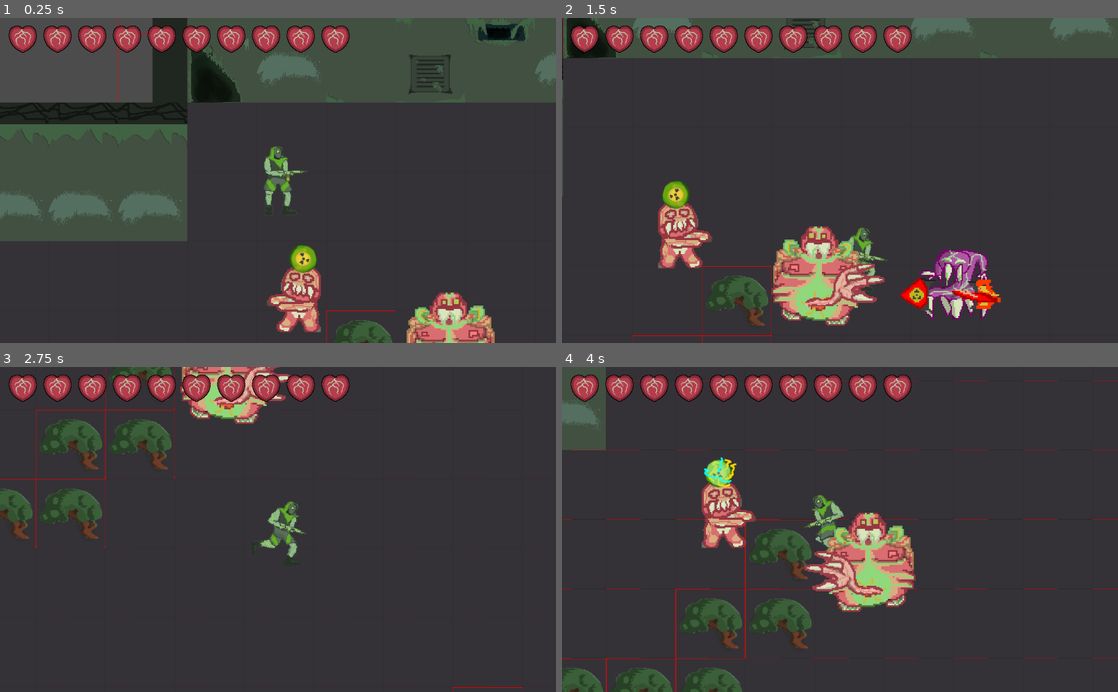
Above: before the commit, frames 1-4 (two rows, left to right).
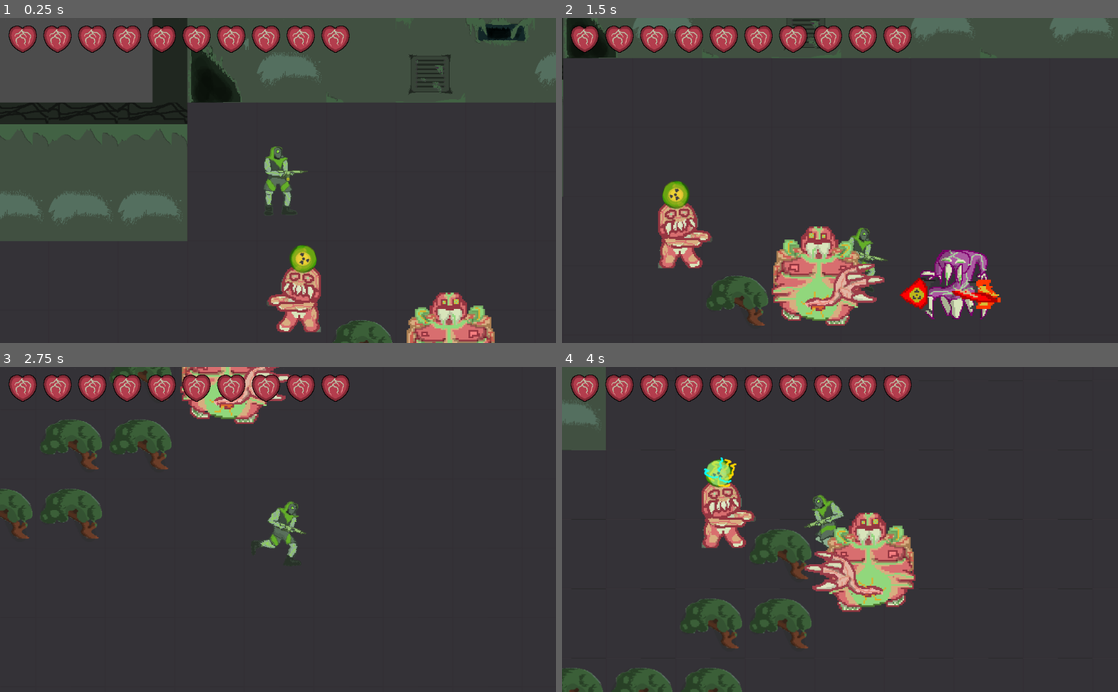
Above: after the commit, the same moments.

Repository: DevFTB/radi8-m8
Game: Godot game, scene res://NavTest.tscn
Two runs of this game, one before a commit and one after it. Both use one fixed random seed, a clock stepped at 60 frames per second and the inputs below.
Inputs (mouse positions are in pixels of both pictures, inside the frame that each line leads up to):
- Up to frame 1 (0.25 s): no input
- Up to frame 2 (1.5 s): move the mouse to (962, 164) at 0.52 s; press the mouse at (962, 164) at 0.53 s; hold Right (ui_right) 0.53-1.28 s; move the mouse to (728, 196) at 1.27 s; release the mouse at (728, 196) at 1.28 s; hold Down (ui_down) from 1.28 s (still down); tap Space (dash) at 1.35 s
- Up to frame 3 (2.75 s): move the mouse to (333, 458) at 2.02 s; release Down (ui_down) at 2.03 s; hold Right (ui_right) from 2.03 s (still down); right-click (333, 458) at 2.1 s
- Up to frame 4 (4 s): move the mouse to (812, 594) at 2.77 s; release Right (ui_right) at 2.78 s; hold Up (ui_up) 2.78-3.53 s; click (812, 594) at 2.85 s; move the mouse to (1006, 578) at 3.52 s; hold Left (ui_left) from 3.53 s (still down); hold Space (dash) from 3.53 s (still down)

The runs differ from the first frame. In frame 1, 0.1% of the frame differs, in the area x 21-72%, y 0-100%; in frame 2, 0.2%; in frame 3, 0.5%; in frame 4, 0.8%, in the area x 0-100%, y 4-100%.

Commit message:
added main menu

Diff:
--- a/game/Assets/Rooms/green_tiles.tres
+++ b/game/Assets/Rooms/green_tiles.tres
@@ -14,30 +14,30 @@
 [sub_resource type="ConvexPolygonShape2D" id=4]
 points = PoolVector2Array( 128, 256, 0, 256, 0, 0, 128, 0 )
 
+[sub_resource type="ConvexPolygonShape2D" id=5]
+points = PoolVector2Array( 0, 0, 128, 0, 128, 256, 0, 256 )
+
 [sub_resource type="ConvexPolygonShape2D" id=6]
-points = PoolVector2Array( 0, 0, 128, 0, 128, 256, 0, 256 )
-
-[sub_resource type="ConvexPolygonShape2D" id=16]
-points = PoolVector2Array( 128, 256, 0, 256, 0, 0, 128, 0 )
-
-[sub_resource type="NavigationPolygon" id=19]
+points = PoolVector2Array( 128, 256, 0, 256, 0, 0, 128, 0 )
+
+[sub_resource type="NavigationPolygon" id=7]
 vertices = PoolVector2Array( 128, 128, 0, 128, 0, 0, 128, 0 )
 polygons = [ PoolIntArray( 0, 1, 2, 3 ) ]
 
-[sub_resource type="NavigationPolygon" id=20]
+[sub_resource type="NavigationPolygon" id=8]
 vertices = PoolVector2Array( 128, 128, 0, 128, 0, 0, 128, 0 )
 polygons = [ PoolIntArray( 0, 1, 2, 3 ) ]
 
-[sub_resource type="ConvexPolygonShape2D" id=7]
+[sub_resource type="ConvexPolygonShape2D" id=9]
 points = PoolVector2Array( 128, 128, 0, 128, 0, 0, 128, 0 )
 
-[sub_resource type="ConvexPolygonShape2D" id=9]
+[sub_resource type="ConvexPolygonShape2D" id=10]
 points = PoolVector2Array( 128, 128, 64, 128, 64, 0, 128, 0 )
 
-[sub_resource type="ConvexPolygonShape2D" id=10]
+[sub_resource type="ConvexPolygonShape2D" id=11]
 points = PoolVector2Array( 64, 128, 0, 128, 0, 0, 64, 0 )
 
-[sub_resource type="ConvexPolygonShape2D" id=11]
+[sub_resource type="ConvexPolygonShape2D" id=12]
 points = PoolVector2Array( 128, 64, 0, 64, 0, 0, 128, 0 )
 
 [sub_resource type="ConvexPolygonShape2D" id=13]
@@ -49,16 +49,16 @@
 [sub_resource type="ConvexPolygonShape2D" id=15]
 points = PoolVector2Array( 128, 64, 0, 64, 0, 0, 128, 0 )
 
+[sub_resource type="ConvexPolygonShape2D" id=16]
+points = PoolVector2Array( 128, 0, 128, 256, 64, 256, 64, 64, 0, 64, 0, 0 )
+
 [sub_resource type="ConvexPolygonShape2D" id=17]
-points = PoolVector2Array( 128, 0, 128, 256, 64, 256, 64, 64, 0, 64, 0, 0 )
+points = PoolVector2Array( 64, 64, 64, 256, 0, 256, 0, 64 )
 
 [sub_resource type="ConvexPolygonShape2D" id=18]
-points = PoolVector2Array( 64, 64, 64, 256, 0, 256, 0, 64 )
-
-[sub_resource type="ConvexPolygonShape2D" id=21]
 points = PoolVector2Array( 128, 128, 0, 128, 0, 0, 128, 0 )
 
-[sub_resource type="ConvexPolygonShape2D" id=22]
+[sub_resource type="ConvexPolygonShape2D" id=19]
 points = PoolVector2Array( 128, 128, 0, 128, 0, 0, 128, 0 )
 
 [resource]
@@ -110,13 +110,13 @@
 "autotile_coord": Vector2( 4, 0 ),
 "one_way": false,
 "one_way_margin": 1.0,
+"shape": SubResource( 5 ),
+"shape_transform": Transform2D( 1, 0, 0, 1, 0, 0 )
+}, {
+"autotile_coord": Vector2( 5, 0 ),
+"one_way": false,
+"one_way_margin": 1.0,
 "shape": SubResource( 6 ),
-"shape_transform": Transform2D( 1, 0, 0, 1, 0, 0 )
-}, {
-"autotile_coord": Vector2( 5, 0 ),
-"one_way": false,
-"one_way_margin": 1.0,
-"shape": SubResource( 16 ),
 "shape_transform": Transform2D( 1, 0, 0, 1, 0, 0 )
 } ]
 0/z_index = 0
@@ -165,20 +165,20 @@
 2/navigation_offset = Vector2( 0, 0 )
 2/shape_offset = Vector2( 0, 0 )
 2/shape_transform = Transform2D( 1, 0, 0, 1, 0, 0 )
-2/shape = SubResource( 9 )
+2/shape = SubResource( 10 )
 2/shape_one_way = false
 2/shape_one_way_margin = 1.0
 2/shapes = [ {
 "autotile_coord": Vector2( 1, 0 ),
 "one_way": false,
 "one_way_margin": 1.0,
-"shape": SubResource( 9 ),
-"shape_transform": Transform2D( 1, 0, 0, 1, 0, 0 )
-}, {
-"autotile_coord": Vector2( 0, 0 ),
-"one_way": false,
-"one_way_margin": 1.0,
 "shape": SubResource( 10 ),
+"shape_transform": Transform2D( 1, 0, 0, 1, 0, 0 )
+}, {
+"autotile_coord": Vector2( 0, 0 ),
+"one_way": false,
+"one_way_margin": 1.0,
+"shape": SubResource( 11 ),
 "shape_transform": Transform2D( 1, 0, 0, 1, 0, 0 )
 } ]
 2/z_index = 0
@@ -230,13 +230,13 @@
 "autotile_coord": Vector2( 4, 0 ),
 "one_way": false,
 "one_way_margin": 1.0,
+"shape": SubResource( 16 ),
+"shape_transform": Transform2D( 1, 0, 0, 1, 0, 0 )
+}, {
+"autotile_coord": Vector2( 3, 0 ),
+"one_way": false,
+"one_way_margin": 1.0,
 "shape": SubResource( 17 ),
-"shape_transform": Transform2D( 1, 0, 0, 1, 0, 0 )
-}, {
-"autotile_coord": Vector2( 3, 0 ),
-"one_way": false,
-"one_way_margin": 1.0,
-"shape": SubResource( 18 ),
 "shape_transform": Transform2D( 1, 0, 0, 1, 0, 0 )
 } ]
 3/z_index = 0
--- /dev/null
+++ b/game/Assets/fonts/8bitwonder_large.tres
@@ -0,0 +1,8 @@
+[gd_resource type="DynamicFont" load_steps=2 format=2]
+
+[ext_resource path="res://Assets/fonts/8-BIT WONDER.TTF" type="DynamicFontData" id=1]
+
+[resource]
+size = 48
+outline_color = Color( 0.196078, 0.243137, 0.164706, 1 )
+font_data = ExtResource( 1 )
--- /dev/null
+++ b/game/Assets/fonts/8bitwonder_small.tres
@@ -0,0 +1,8 @@
+[gd_resource type="DynamicFont" load_steps=2 format=2]
+
+[ext_resource path="res://Assets/fonts/8-BIT WONDER.TTF" type="DynamicFontData" id=1]
+
+[resource]
+size = 18
+outline_color = Color( 0.196078, 0.243137, 0.164706, 1 )
+font_data = ExtResource( 1 )
--- /dev/null
+++ b/game/Scenes/Instruct.tscn
@@ -0,0 +1,105 @@
+[gd_scene load_steps=6 format=2]
+
+[ext_resource path="res://Assets/UI/Main menu/background.png" type="Texture" id=1]
+[ext_resource path="res://Assets/fonts/8bitwonder_large.tres" type="DynamicFont" id=2]
+[ext_resource path="res://Assets/fonts/8bitwonder_small.tres" type="DynamicFont" id=3]
+[ext_resource path="res://Scenes/MainMenu.tscn" type="PackedScene" id=5]
+
+[sub_resource type="GDScript" id=1]
+script/source = "extends Control
+
+export (PackedScene) var menu
+
+# Declare member variables here. Examples:
+# var a = 2
+# var b = \"text\"
+
+
+# Called when the node enters the scene tree for the first time.
+func _ready():
+	pass # Replace with function body.
+
+
+# Called every frame. 'delta' is the elapsed time since the previous frame.
+#func _process(delta):
+#	pass
+
+func _on_Back_pressed():
+	get_tree().change_scene_to(menu)
+
+"
+
+[node name="Control" type="Control"]
+anchor_right = 1.0
+anchor_bottom = 1.0
+script = SubResource( 1 )
+__meta__ = {
+"_edit_use_anchors_": false
+}
+menu = ExtResource( 5 )
+
+[node name="TextureRect" type="TextureRect" parent="."]
+anchor_right = 1.0
+anchor_bottom = 1.0
+texture = ExtResource( 1 )
+expand = true
+stretch_mode = 1
+__meta__ = {
+"_edit_use_anchors_": false
+}
+
+[node name="Padding" type="MarginContainer" parent="."]
+margin_left = 40.0
+margin_top = 40.0
+margin_right = 40.0
+margin_bottom = 40.0
+size_flags_horizontal = 3
+__meta__ = {
+"_edit_use_anchors_": false
+}
+
+[node name="VBoxContainer" type="VBoxContainer" parent="Padding"]
+margin_right = 920.0
+margin_bottom = 98.0
+size_flags_horizontal = 3
+custom_constants/separation = 50
+
+[node name="HBoxContainer" type="HBoxContainer" parent="Padding/VBoxContainer"]
+margin_right = 920.0
+margin_bottom = 48.0
+size_flags_horizontal = 3
+custom_constants/separation = 200
+
+[node name="Label" type="Label" parent="Padding/VBoxContainer/HBoxContainer"]
+margin_right = 528.0
+margin_bottom = 48.0
+custom_fonts/font = ExtResource( 2 )
+text = "Instructions"
+
+[node name="Back" type="Label" parent="Padding/VBoxContainer/HBoxContainer"]
+margin_left = 728.0
+margin_right = 920.0
+margin_bottom = 48.0
+custom_fonts/font = ExtResource( 2 )
+custom_colors/font_color = Color( 0.313726, 0.380392, 0.286275, 1 )
+text = "BACK"
+__meta__ = {
+"_edit_use_anchors_": false
+}
+
+[node name="Back" type="TextureButton" parent="Padding/VBoxContainer/HBoxContainer/Back"]
+anchor_right = 1.0
+anchor_bottom = 1.0
+__meta__ = {
+"_edit_use_anchors_": false
+}
+
+[node name="MarginContainer" type="MarginContainer" parent="Padding/VBoxContainer"]
+margin_top = 98.0
+margin_right = 920.0
+margin_bottom = 98.0
+
+[node name="RichTextLabel" type="RichTextLabel" parent="Padding/VBoxContainer/MarginContainer"]
+margin_right = 920.0
+custom_fonts/normal_font = ExtResource( 3 )
+text = "orem ipsum dolor sit amet, consectetur adipiscing elit. Quisque porta, justo eget varius consectetur, odio urna dapibus massa, eu imperdiet ligula lacus vel eros. Sed lacinia, nisi quis congue sollicitudin, massa augue iaculis nisl, a pellentesque odio leo id nunc. Sed leo diam, placerat et sapien at, efficitur consectetur nunc. In sagittis vitae ipsum fermentum tincidunt. Ut molestie augue et nulla placerat viverra. Donec euismod maximus quam, laoreet tempus ante maximus non. Phasellus dignissim odio eget ultrices tempus. Praesent id lacus dapibus, lacinia dui sit amet, ultrices tellus. In faucibus, lorem nec pharetra finibus, turpis diam lacinia elit, eget posuere odio risus non urna. Phasellus orci ante, rhoncus nec fermentum vel, vulputate ut nisl. Pellentesque elementum eleifend urna ac lobortis. Vestibulum ultricies dapibus neque, et faucibus ipsum volutpat id. Sed lobortis est vitae sapien interdum finibus."
--- /dev/null
+++ b/game/Scenes/MainMenu.gd
@@ -0,0 +1,36 @@
+extends Control
+
+export (PackedScene) var firstLevel
+export (PackedScene) var instructions
+
+# Declare member variables here. Examples:
+# var a = 2
+# var b = "text"
+
+
+# Called when the node enters the scene tree for the first time.
+func _ready():
+	pass # Replace with function body.
+
+
+# Called every frame. 'delta' is the elapsed time since the previous frame.
+#func _process(delta):
+#	pass
+
+
+func _on_Play_pressed():
+	get_tree().change_scene_to(firstLevel)
+
+
+func _on_Instructions_pressed():
+	get_tree().change_scene_to(instructions)
+	pass # Replace with function body.
+
+func _on_Exit_pressed():
+	get_tree().quit()
+
+
+# Replace with function body.
+
+
+ # Replace with function body.
--- /dev/null
+++ b/game/Scenes/MainMenu.tscn
@@ -0,0 +1,131 @@
+[gd_scene load_steps=6 format=2]
+
+[ext_resource path="res://Assets/fonts/8bitwonder_large.tres" type="DynamicFont" id=1]
+[ext_resource path="res://Assets/UI/Main menu/background.png" type="Texture" id=2]
+[ext_resource path="res://Scenes/MainMenu.gd" type="Script" id=3]
+[ext_resource path="res://Assets/UI/Main menu/title.png" type="Texture" id=4]
+[ext_resource path="res://NavTest.tscn" type="PackedScene" id=5]
+
+[node name="Main Menu" type="Control"]
+anchor_right = 1.0
+anchor_bottom = 1.0
+script = ExtResource( 3 )
+__meta__ = {
+"_edit_use_anchors_": false
+}
+firstLevel = ExtResource( 5 )
+
+[node name="TextureRect" type="TextureRect" parent="."]
+anchor_right = 1.0
+anchor_bottom = 1.0
+texture = ExtResource( 2 )
+expand = true
+stretch_mode = 1
+__meta__ = {
+"_edit_use_anchors_": false
+}
+
+[node name="Padding" type="MarginContainer" parent="."]
+anchor_right = 1.0
+anchor_bottom = 1.0
+margin_left = 38.4126
+margin_top = 41.5874
+margin_right = -41.5874
+margin_bottom = -38.4126
+__meta__ = {
+"_edit_use_anchors_": false
+}
+
+[node name="HBoxContainer" type="HBoxContainer" parent="Padding"]
+margin_right = 944.0
+margin_bottom = 520.0
+
+[node name="VBoxContainer" type="VBoxContainer" parent="Padding/HBoxContainer"]
+margin_right = 528.0
+margin_bottom = 520.0
+custom_constants/separation = 10
+alignment = 1
+
+[node name="Logo" type="TextureRect" parent="Padding/HBoxContainer/VBoxContainer"]
+margin_right = 528.0
+margin_bottom = 286.0
+size_flags_horizontal = 3
+size_flags_vertical = 3
+texture = ExtResource( 4 )
+stretch_mode = 6
+__meta__ = {
+"_edit_use_anchors_": false
+}
+
+[node name="MarginContainer" type="MarginContainer" parent="Padding/HBoxContainer/VBoxContainer"]
+margin_top = 296.0
+margin_right = 528.0
+margin_bottom = 520.0
+
+[node name="MenuOptions" type="VBoxContainer" parent="Padding/HBoxContainer/VBoxContainer/MarginContainer"]
+margin_right = 528.0
+margin_bottom = 224.0
+size_flags_vertical = 2
+custom_constants/separation = 40
+
+[node name="Play" type="Label" parent="Padding/HBoxContainer/VBoxContainer/MarginContainer/MenuOptions"]
+margin_right = 528.0
+margin_bottom = 48.0
+custom_fonts/font = ExtResource( 1 )
+custom_colors/font_color = Color( 0.313726, 0.380392, 0.286275, 1 )
+text = "Play"
+__meta__ = {
+"_edit_use_anchors_": false
+}
+
+[node name="TextureButton" type="TextureButton" parent="Padding/HBoxContainer/VBoxContainer/MarginContainer/MenuOptions/Play"]
+anchor_right = 1.0
+anchor_bottom = 1.0
+__meta__ = {
+"_edit_use_anchors_": false
+}
+
+[node name="Instructions" type="Label" parent="Padding/HBoxContainer/VBoxContainer/MarginContainer/MenuOptions"]
+margin_top = 88.0
+margin_right = 528.0
+margin_bottom = 136.0
+custom_fonts/font = ExtResource( 1 )
+custom_colors/font_color = Color( 0.313726, 0.380392, 0.286275, 1 )
+text = "Instructions"
+__meta__ = {
+"_edit_use_anchors_": false
+}
+
+[node name="TextureButton" type="TextureButton" parent="Padding/HBoxContainer/VBoxContainer/MarginContainer/MenuOptions/Instructions"]
+anchor_right = 1.0
+anchor_bottom = 1.0
+__meta__ = {
+"_edit_use_anchors_": false
+}
+
+[node name="Exit" type="Label" parent="Padding/HBoxContainer/VBoxContainer/MarginContainer/MenuOptions"]
+margin_top = 176.0
+margin_right = 528.0
+margin_bottom = 224.0
+custom_fonts/font = ExtResource( 1 )
+custom_colors/font_color = Color( 0.313726, 0.380392, 0.286275, 1 )
+text = "Exit"
+__meta__ = {
+"_edit_use_anchors_": false
+}
+
+[node name="TextureButton" type="TextureButton" parent="Padding/HBoxContainer/VBoxContainer/MarginContainer/MenuOptions/Exit"]
+anchor_right = 1.0
+anchor_bottom = 1.0
+__meta__ = {
+"_edit_use_anchors_": false
+}
+
+[node name="CenterContainer" type="CenterContainer" parent="Padding/HBoxContainer"]
+margin_left = 532.0
+margin_right = 532.0
+margin_bottom = 520.0
+
+[connection signal="pressed" from="Padding/HBoxContainer/VBoxContainer/MarginContainer/MenuOptions/Play/TextureButton" to="." method="_on_Play_pressed"]
+[connection signal="pressed" from="Padding/HBoxContainer/VBoxContainer/MarginContainer/MenuOptions/Instructions/TextureButton" to="." method="_on_Instructions_pressed"]
+[connection signal="pressed" from="Padding/HBoxContainer/VBoxContainer/MarginContainer/MenuOptions/Exit/TextureButton" to="." method="_on_Exit_pressed"]
Not shown: 3 places in game/Assets/Rooms/green_tiles.tres that only renumber resources
Binary file added: game/Assets/UI/Main menu/Exit.png
Not shown, added: game/Assets/UI/Main menu/Exit.png.import
Binary file added: game/Assets/UI/Main menu/Instructions.png
Not shown, added: game/Assets/UI/Main menu/Instructions.png.import
Binary file added: game/Assets/UI/Main menu/Play.png
Not shown, added: game/Assets/UI/Main menu/Play.png.import
Binary file added: game/Assets/UI/Main menu/background.jpg
Not shown, added: game/Assets/UI/Main menu/background.jpg.import
Binary file added: game/Assets/UI/Main menu/background.png
Not shown, added: game/Assets/UI/Main menu/background.png.import
Binary file added: game/Assets/UI/Main menu/title.png
(and 3 more such lines)
